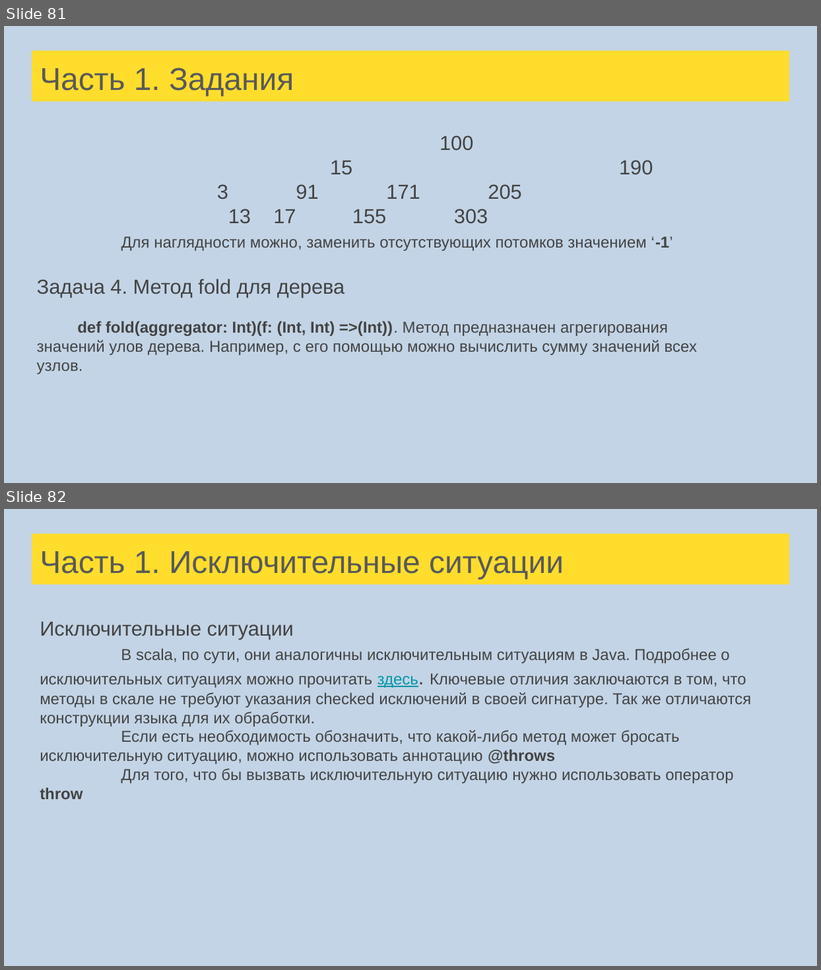
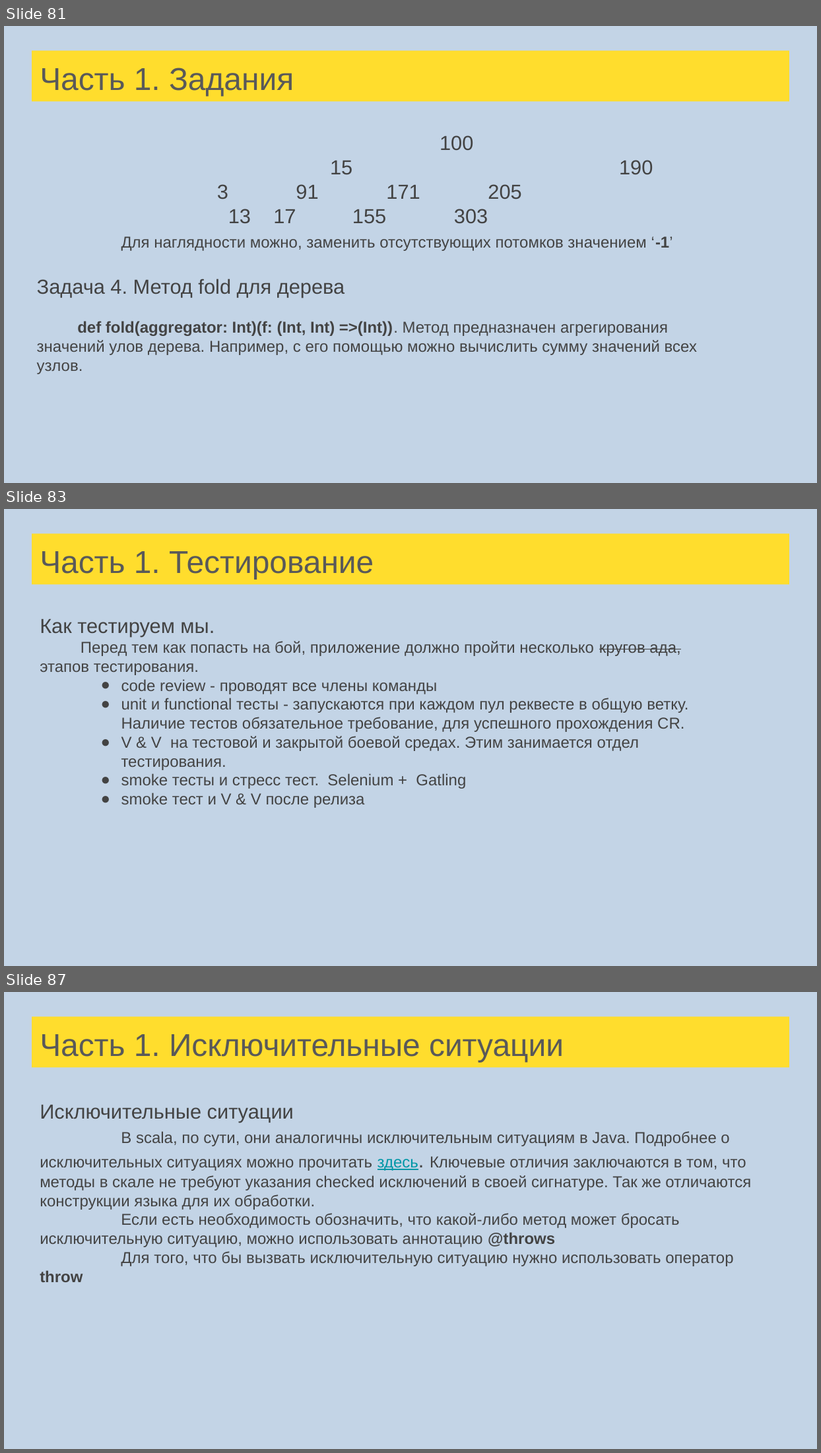
Before and after one commit to tralfamadore/ScalaLectures, a slide deck: src/main/resources/Лекции Scala для FinTech.pptx. Shown one above the other, each under a label of ours: slides 81 and 82 before the commit, slides 81, 83 and 87 after it; the slides between them are not shown. The pictures are 821x970 and 821x1453 pixels, drawn with LibreOffice and Linux fonts; fonts in the diff are those of the drawing. Boxes give left, top, right and bottom in pixels: in the first picture for what was removed or moved away, otherwise in the second. Text is boxed around its words. In the diff, an @@ line names an element or a change of style, - is before the commit and + after.

```diff
--- a/src/main/resources/Лекции Scala для FinTech.pptx
+++ b/src/main/resources/Лекции Scala для FinTech.pptx
@@ slide 83 added at [4, 509, 817, 966], background #C3D4E6 @@
@@ title added at [32, 533, 789, 585], fill #FFDD2D, 28 pt, text #595959 @@
+Часть 1. Тестирование
@@ text added at [40, 619, 688, 808], 14 pt, text #434343 @@
+Как тестируем мы.
+Перед тем как попасть на бой, приложение должно пройти несколько кругов ада, этапов тестирования.
+● сode review - проводят все члены команды
+● unit и functional тесты - запускаются при каждом пул реквесте в общую ветку. Наличие тестов обязательное требование, для успешного прохождения CR.
+● V & V на тестовой и закрытой боевой средах. Этим занимается отдел тестирования.
+● smoke тесты и стресс тест. Selenium + Gatling
+● smoke тест и V & V после релиза
@@ what was slide 82 is now slide 87 @@
```
Also in this commit, not shown: 4 other slides added, 1 other file.
